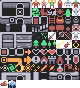
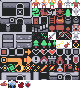
Layers edited between the first and the second w=80, h=88 image:
added layer "Calque 3" above "Calque 2" over [25, 81, 31, 88]
added layer "Calque 2" above "Calque 1" over [16, 81, 24, 88]
